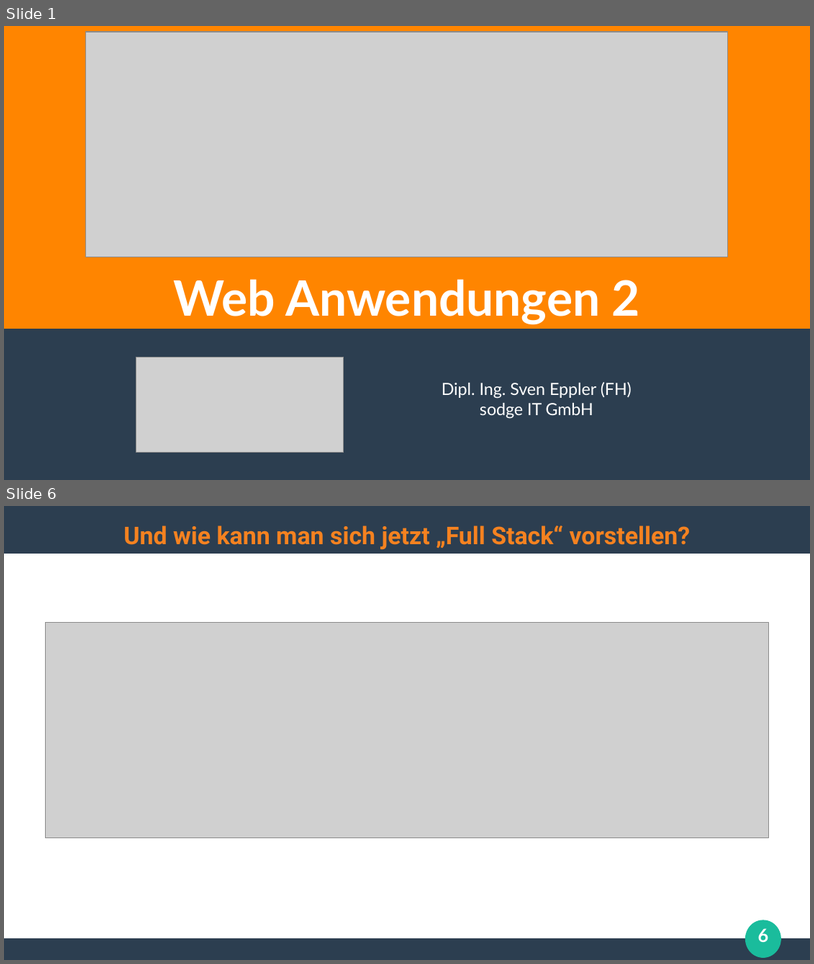
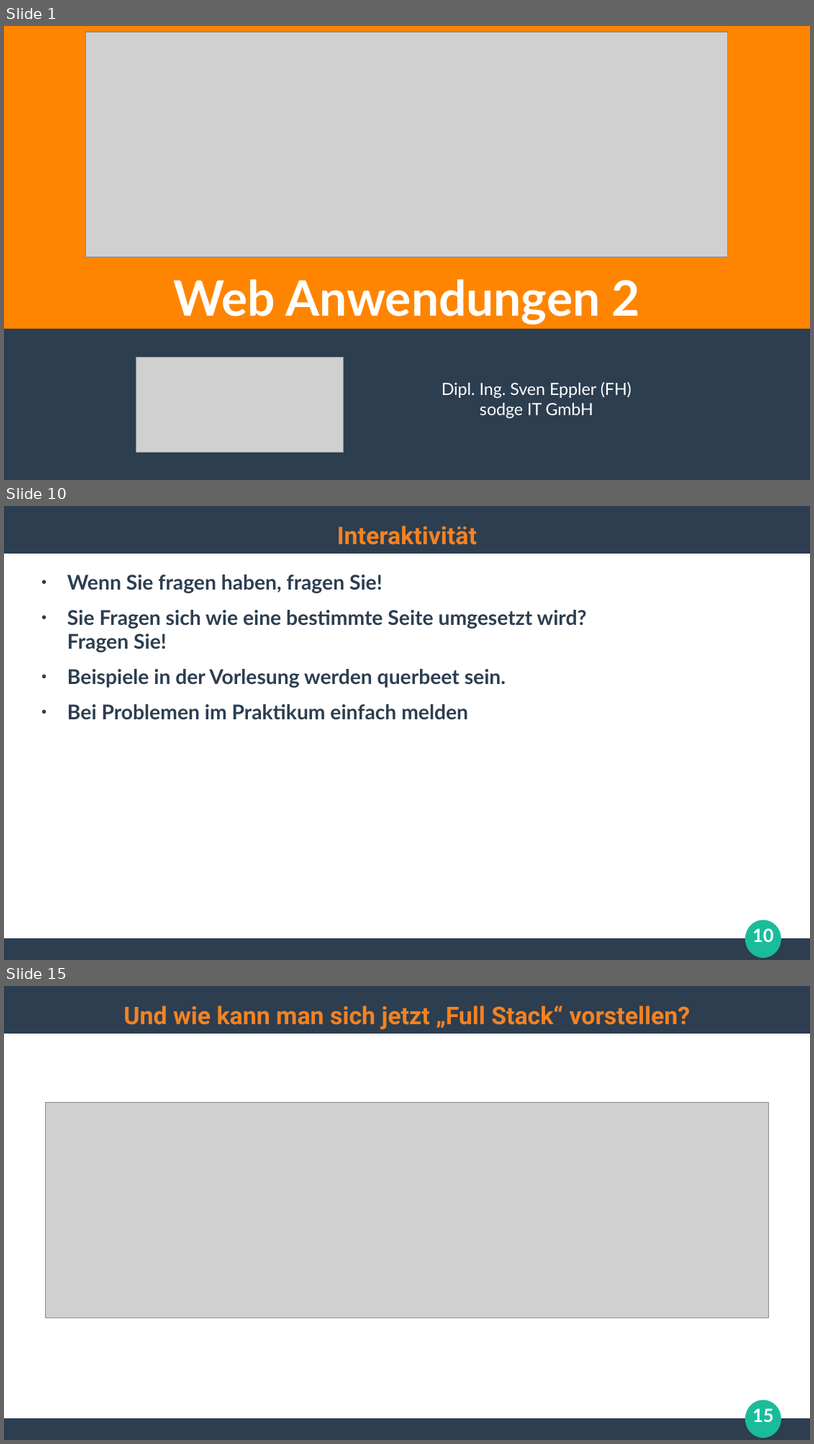
Before and after one commit to ghandmann/HS-AlbSig-WebAnwendungen2, a slide deck: Kapitel/00_Begruessung.odp. Shown one above the other, each under a label of ours: slides 1 and 6 before the commit, slides 1, 10 and 15 after it; the slides between them are not shown. The pictures are 814x964 and 814x1444 pixels, drawn with LibreOffice and Linux fonts; fonts in the diff are those of the drawing; grey boxes stand for pictures. Boxes give left, top, right and bottom in pixels: in the first picture for what was removed or moved away, otherwise in the second. Text is boxed around its words. In the diff, an @@ line names an element or a change of style, - is before the commit and + after.

```diff
--- a/Kapitel/00_Begruessung.odp
+++ b/Kapitel/00_Begruessung.odp
@@ slide 10 added at (x1=4, y1=506, x2=810, y2=960), background #FFFFFF; not listed: 3 template elements that a slide beside it also shows @@
@@ title added at (x1=337, y1=525, x2=477, y2=545), 24 pt, text #F58220, bold @@
+Interaktivität
@@ text added at (x1=67, y1=574, x2=587, y2=720), 20 pt, text #2C3E50, bold @@
+● Wenn Sie fragen haben, fragen Sie!
+● Sie Fragen sich wie eine bestimmte Seite umgesetzt wird?
+  Fragen Sie!
+● Beispiele in der Vorlesung werden querbeet sein.
+● Bei Problemen im Praktikum einfach melden
@@ page number added at (x1=753, y1=928, x2=774, y2=942), 18 pt, text #FFFFFF, bold @@
+10
@@ what was slide 6 is now slide 15 @@
@@ page number at (x1=753, y1=1408, x2=774, y2=1422): text changed @@
-6
+15
```
Also in this commit, not shown: 5 slides changed, 7 other slides added, 2 slides removed.
